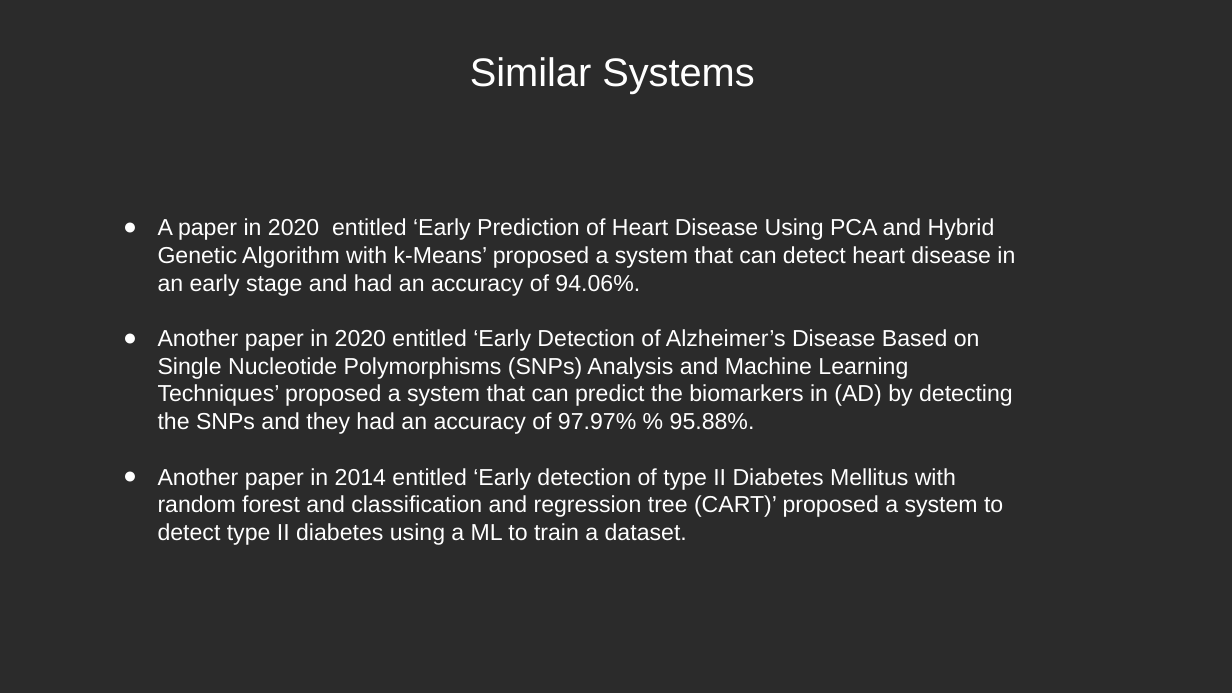
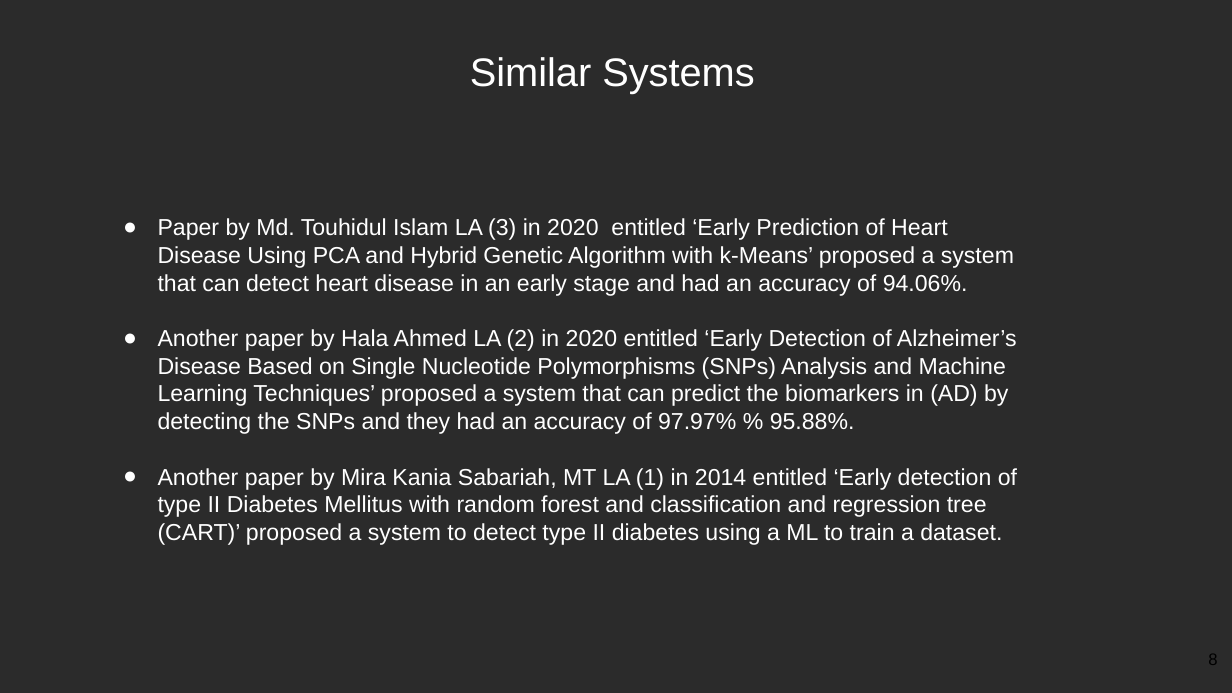
Before and after one commit to YoussifAssem/Genatac, a slide deck: slide 8 of E-Genetics/Proposal/genetics(2).pptx. Drawn at 1232x693 pixels with LibreOffice and Linux fonts; fonts in the diff are those of the drawing; background and template pictures are left out; a plain dark background stands for a picture behind light text. Boxes give left, top, right and bottom in pixels: in the first picture for what was removed or moved away, otherwise in the second. Text is boxed around its words. In the diff, an @@ line names an element or a change of style, - is before the commit and + after.

```diff
--- a/E-Genetics/Proposal/genetics(2).pptx
+++ b/E-Genetics/Proposal/genetics(2).pptx
@@ text at [158,218,1017,545]: text changed @@
-● A paper in 2020 entitled ‘Early Prediction of Heart Disease Using PCA and Hybrid Genetic Algorithm with k-Means’ proposed a system that can detect heart disease in an early stage and had an accuracy of 94.06%.
-● Another paper in 2020 entitled ‘Early Detection of Alzheimer’s Disease Based on Single Nucleotide Polymorphisms (SNPs) Analysis and Machine Learning Techniques’ proposed a system that can predict the biomarkers in (AD) by detecting the SNPs and they had an accuracy of 97.97% % 95.88%.
-● Another paper in 2014 entitled ‘Early detection of type II Diabetes Mellitus with random forest and classification and regression tree (CART)’ proposed a system to detect type II diabetes using a ML to train a dataset.
+● Paper by Md. Touhidul Islam LA (3) in 2020 entitled ‘Early Prediction of Heart Disease Using PCA and Hybrid Genetic Algorithm with k-Means’ proposed a system that can detect heart disease in an early stage and had an accuracy of 94.06%.
+● Another paper by Hala Ahmed LA (2) in 2020 entitled ‘Early Detection of Alzheimer’s Disease Based on Single Nucleotide Polymorphisms (SNPs) Analysis and Machine Learning Techniques’ proposed a system that can predict the biomarkers in (AD) by detecting the SNPs and they had an accuracy of 97.97% % 95.88%.
+● Another paper by Mira Kania Sabariah, MT LA (1) in 2014 entitled ‘Early detection of type II Diabetes Mellitus with random forest and classification and regression tree (CART)’ proposed a system to detect type II diabetes using a ML to train a dataset.
@@ page number added at [1208,655,1217,665], 13 pt, text #000000 @@
+8
```
Also in this commit, not shown: 17 other slides changed.
